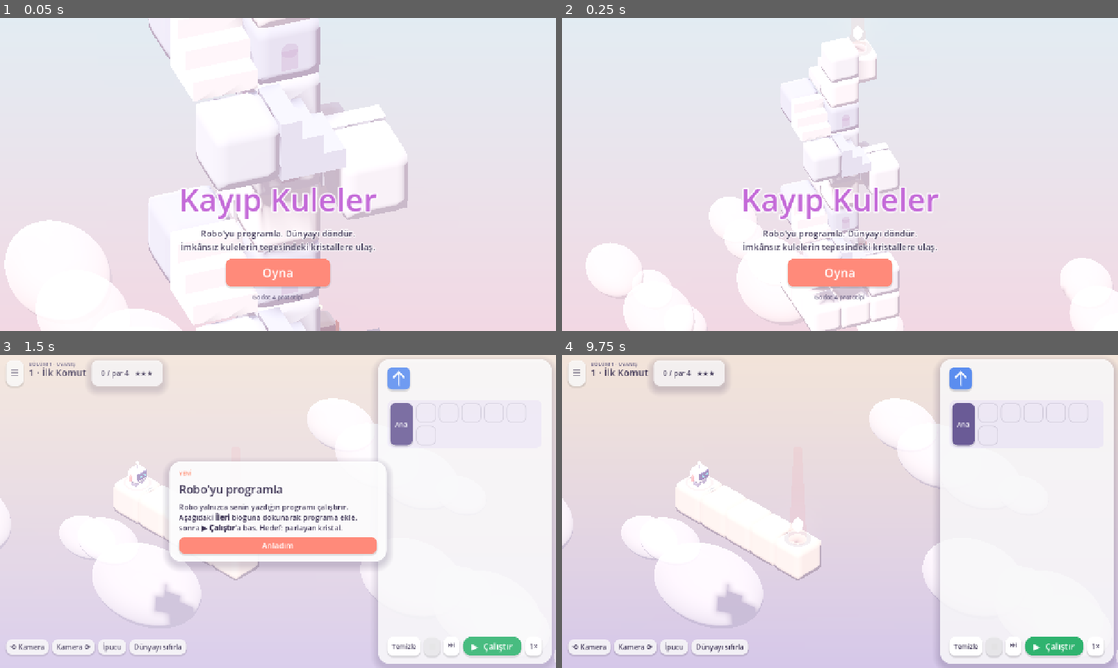
Above: before the commit, frames 1-4 (two rows, left to right).
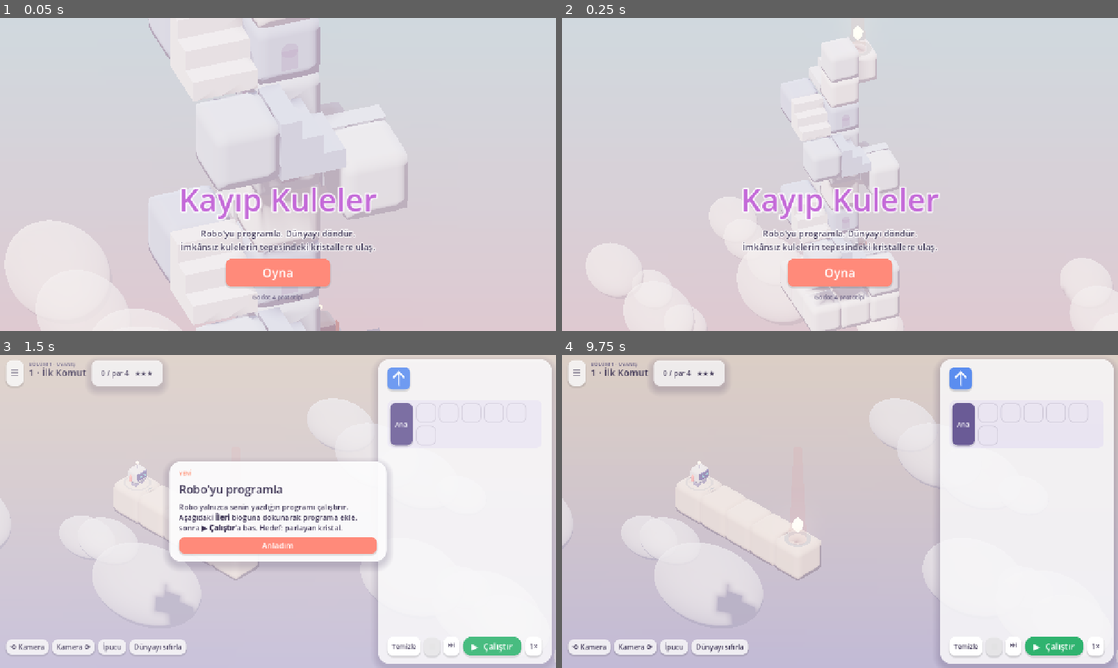
Above: after the commit, the same moments.

Repository: Suarez1907/kay-p-kuleler
Game: Godot game, scene res://scenes/main.tscn
Same seed, same stepped clock (60 frames per second), same inputs: the game is played once before the commit and once after it.
Inputs (mouse positions are in pixels of both pictures, inside the frame that each line leads up to):
- Up to frame 1 (0.05 s): no input
- Up to frame 2 (0.25 s): no input
- Up to frame 3 (1.5 s): click "Oyna" at 0.5 s; click "☰" at 1.25 s
- Up to frame 4 (9.75 s): click "⟲ Kamera" at 2 s; click "Kamera ⟳" at 2.75 s; click "İpucu" at 3.5 s; click "Dünyayı sıfırla" at 4.25 s; click (962, 380) at 5.02 s; click "Ana" at 5.75 s; click "Temizle" at 6.5 s; click "⏭" at 7.25 s; click "▶ Çalıştır" at 8 s; click "1×" at 8.75 s; click "Anladım" at 9.5 s

The runs differ from the first frame. In frame 1, 2.5% of the frame differs, in the area x 0-73%, y 0-100%; in frame 2, 2.8%; in frame 3, 1.0%; in frame 4, 10%, in the area x 0-68%, y 13-86%.

Commit message:
Godot prototipini 4.8 beta 4'e yükselt
- godot-program: Godot 4.8 beta 4 (4.8.beta4.official) ile içe aktarıldı;
  script .uid dosyaları eklendi, config/features 4.8
- AgX ton eşleme (4.4+): parlak pastel yüzeylerde ayrıntı korunur;
  pozlama 1.3, doygunluk 1.3 ile pastel renkler dengelendi
- İş akışı 4.8-beta4 ikili dosyasını ve şablonlarını godot-builds deposundan
  indirir (ayrı önbellek anahtarı); klasik godot/ projesi 4.3'te kalır
- godot-android-export.sh editör ayar dosyasının adını Godot sürümünden okur
- Testler 4.8 beta 4'te: yorumlayıcı 27/27, tam sahne 27/27

Co-Authored-By: Claude Opus 5.5 <noreply@anthropic.com>
Claude-Session: https://claude.ai/code/session_01P9Ly7AWRcUt29Nuc5B6KRn

Diff:
--- a/godot-program/project.godot
+++ b/godot-program/project.godot
@@ -6,7 +6,7 @@
 config/name="Kayıp Kuleler (Godot)"
 config/description="Monument Valley ve Mekorama'dan esinlenen 3B programlama bulmacası — Godot 4 prototipi"
 run/main_scene="res://scenes/main.tscn"
-config/features=PackedStringArray("4.3", "Mobile")
+config/features=PackedStringArray("4.8", "Mobile")
 config/icon="res://icon.svg"
 
 [display]
--- a/godot-program/scripts/main.gd
+++ b/godot-program/scripts/main.gd
@@ -200,9 +200,9 @@
 	env.ambient_light_source = Environment.AMBIENT_SOURCE_COLOR
 	env.ambient_light_color = Color("#f4ecff")
 	env.ambient_light_energy = 0.32
-	env.tonemap_mode = Environment.TONE_MAPPER_FILMIC
-	env.tonemap_exposure = 1.0
-	env.tonemap_white = 1.6
+	env.tonemap_mode = Environment.TONE_MAPPER_AGX
+	env.tonemap_exposure = 1.3
+	env.tonemap_white = 2.5
 	env.glow_enabled = true
 	env.glow_intensity = 0.6
 	env.glow_strength = 1.0
@@ -213,7 +213,7 @@
 	env.fog_density = 0.006
 	env.fog_light_energy = 1.0
 	env.adjustment_enabled = true
-	env.adjustment_saturation = 1.12
+	env.adjustment_saturation = 1.3
 	env.adjustment_contrast = 1.04
 	we.environment = env
 	add_child(we)
Not shown, added: godot-program/scripts/logic.gd.uid
Not shown, added: godot-program/scripts/main.gd.uid
Not shown, added: godot-program/scripts/program.gd.uid
Not shown, added: godot-program/tests/run_programs.gd.uid
Not shown, changed: tools/godot-android-export.sh
